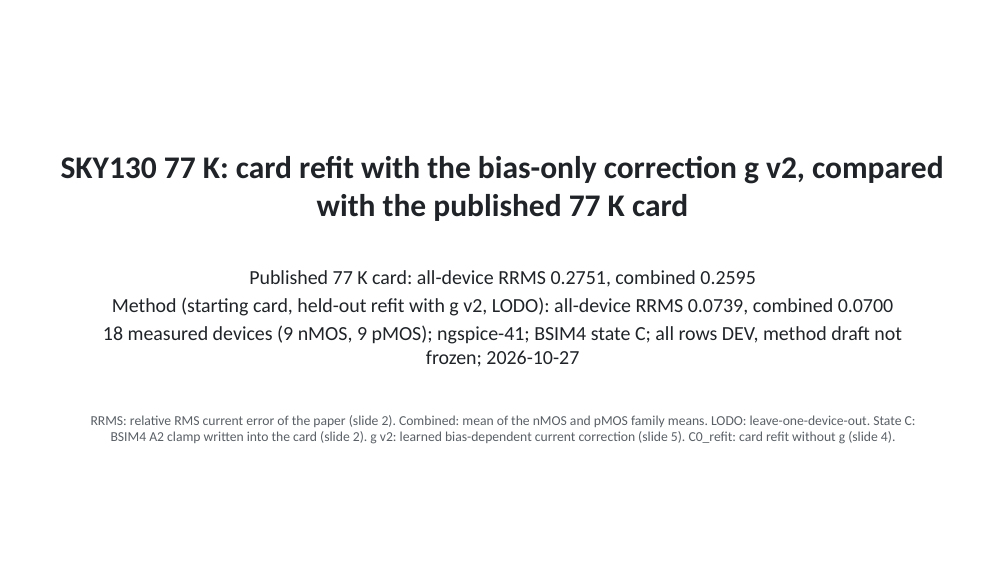
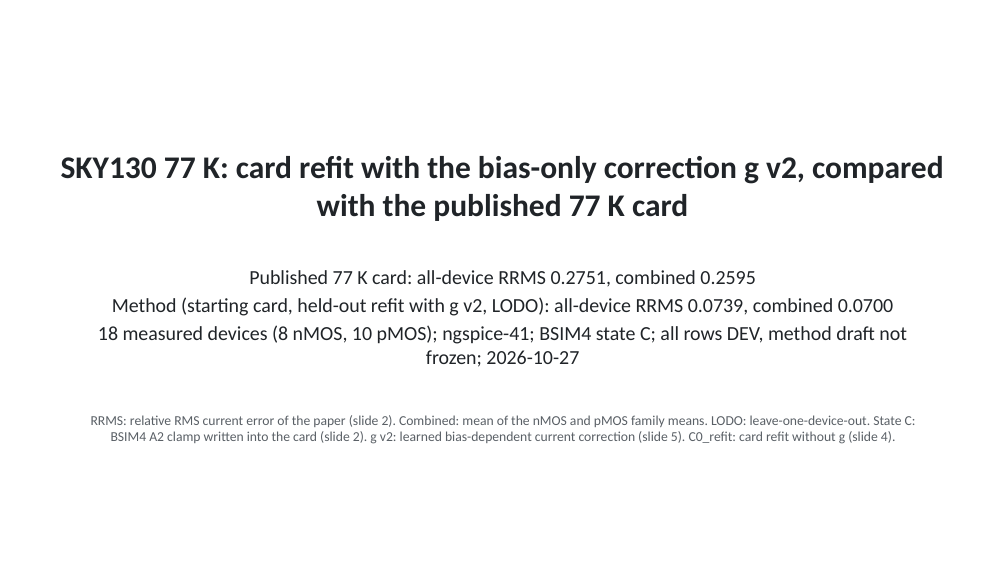
Before and after one commit to aaronw5/Cryo-Transistor-ML, a slide deck: slide 1 of slides/cryo_ml_best_vs_paper.pptx. Drawn at 1008x567 pixels with LibreOffice and Linux fonts; fonts in the diff are those of the drawing. Boxes give left, top, right and bottom in pixels: in the first picture for what was removed or moved away, otherwise in the second. Text is boxed around its words. In the diff, an @@ line names an element or a change of style, - is before the commit and + after.

```diff
--- a/slides/cryo_ml_best_vs_paper.pptx
+++ b/slides/cryo_ml_best_vs_paper.pptx
@@ text at <box>98,325,907,367</box>: text changed @@
-18 measured devices (9 nMOS, 9 pMOS); ngspice-41; BSIM4 state C; all rows DEV, method draft not frozen; 2026-10-27
+18 measured devices (8 nMOS, 10 pMOS); ngspice-41; BSIM4 state C; all rows DEV, method draft not frozen; 2026-10-27
```
Also in this commit, not shown: 2 other slides changed, 1 other file.
